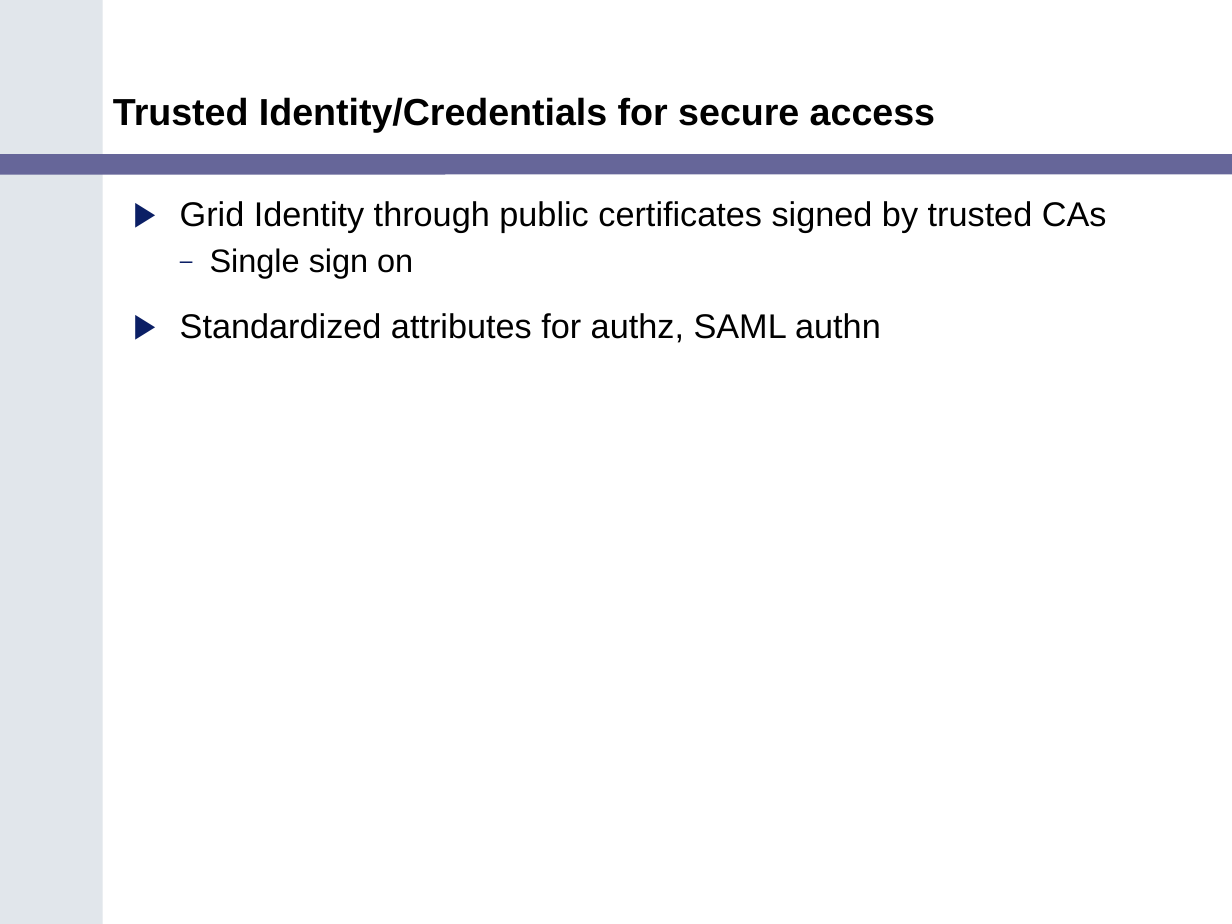
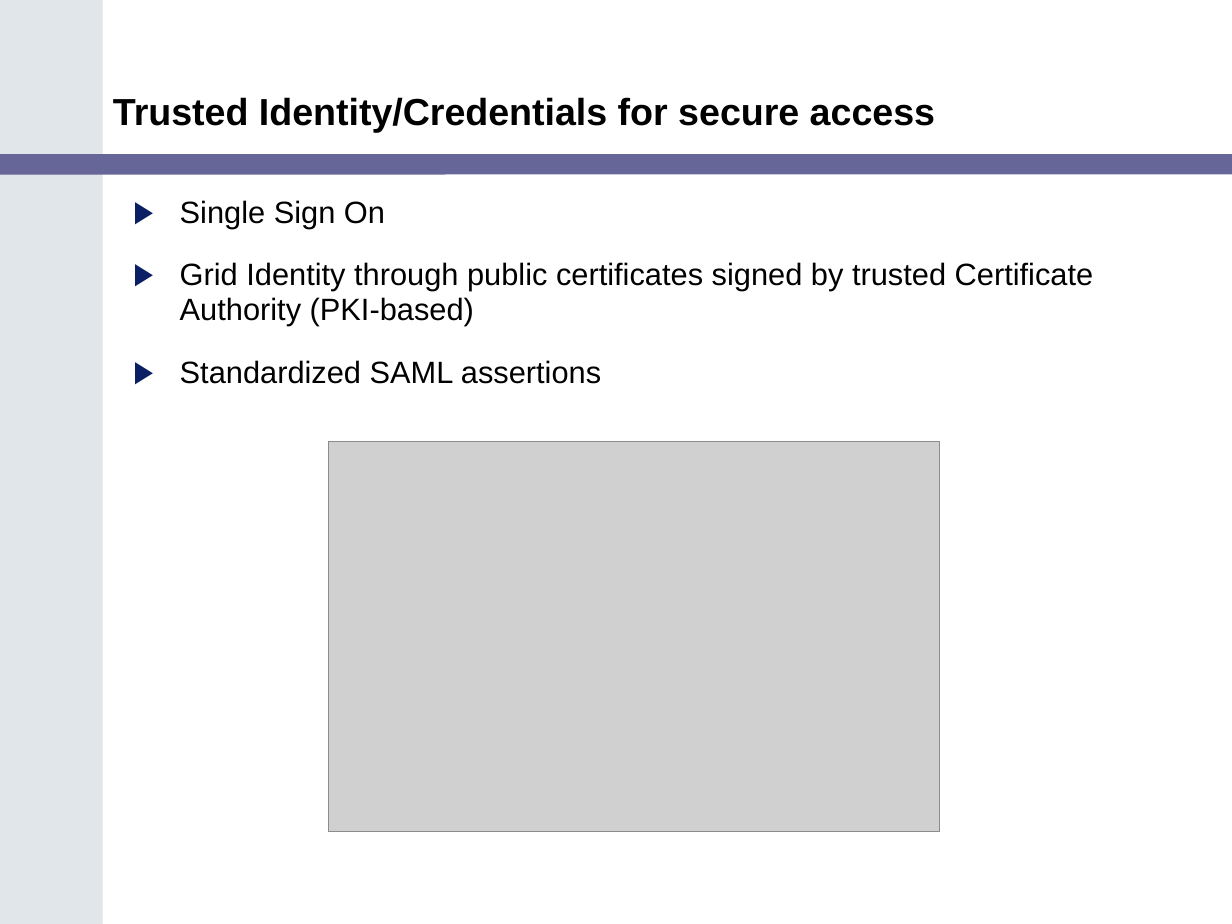
Before and after one commit to NCIP/cagrid-portal, a slide deck: slide 7 of cagrid-1-0/Documentation/presentations/200602_VCDE_ARCH/Gold_Review_Arch_VCDE_Feb1.ppt (slide 9 before the commit). Drawn at 1232x924 pixels with LibreOffice and Linux fonts; fonts in the diff are those of the drawing; grey boxes stand for pictures; background and template pictures are left out. Boxes give left, top, right and bottom in pixels: in the first picture for what was removed or moved away, otherwise in the second. Text is boxed around its words. In the diff, an @@ line names an element or a change of style, - is before the commit and + after.

```diff
--- a/cagrid-1-0/Documentation/presentations/200602_VCDE_ARCH/Gold_Review_Arch_VCDE_Feb1.ppt
+++ b/cagrid-1-0/Documentation/presentations/200602_VCDE_ARCH/Gold_Review_Arch_VCDE_Feb1.ppt
@@ text at (x1=180, y1=200, x2=1094, y2=384): text changed; size 20 to 18 pt @@
-▶ Grid Identity through public certificates signed by trusted CAs
-  – Single sign on
-▶ Standardized attributes for authz, SAML authn
+▶ Single Sign On
+▶ Grid Identity through public certificates signed by trusted Certificate Authority (PKI-based)
+▶ Standardized SAML assertions
@@ picture added at (x1=329, y1=441, x2=940, y2=832) @@
```
Also in this commit, not shown: 6 other slides changed.
